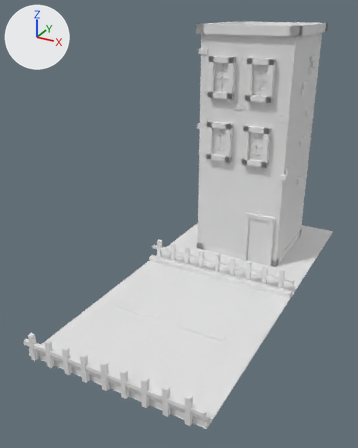
Two versions of the Blender file LowPolyCity.Blender/scene.blend, one commit apart.
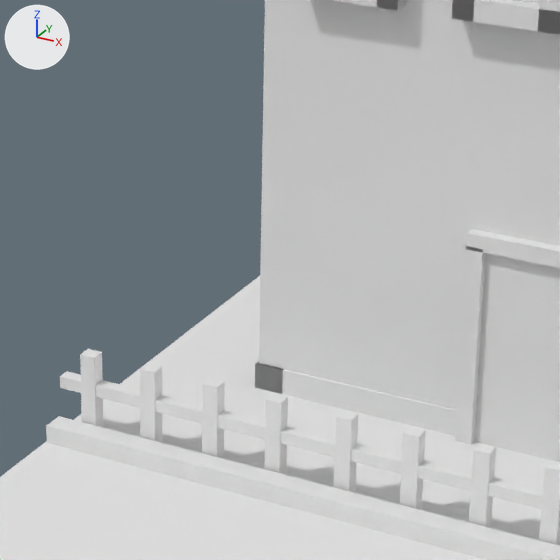
The first picture shows the older version from a 50 mm lens placed at (45.9, -101.9, 64.6), pointed at (-5.0, -9.3, 18.3). The close-ups show both versions on the part from 39% to 74% of the width and 36% to 64% of the height of that picture. Lighting does not change. The marker at upper left points along +X, +Y and +Z.
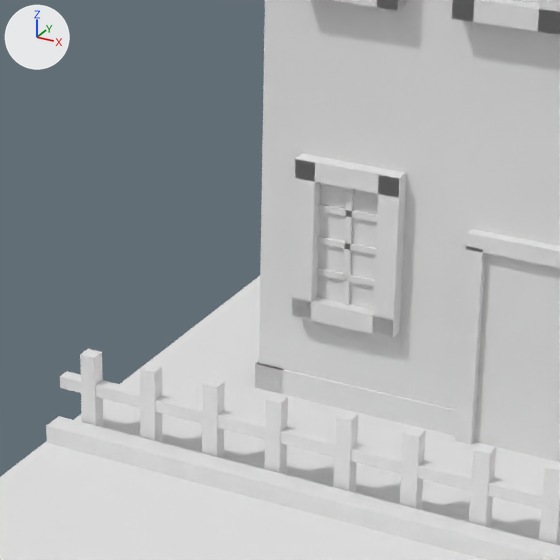
Diff of the bpy script that builds the scene:
```diff
--- a/LowPolyCity.Blender/scene.blend.py
+++ b/LowPolyCity.Blender/scene.blend.py
@@ me_cube_082 @@
+me_cube_082.from_pydata(...)  # a box spanning x -1.0..1.0, y -1.0..1.0, z -1.0..1.0; a box spanning x -33.5..9.6, y -1.0..1.0, z -0.1..0.1; a box spanning x -22.5..-20.5, y -1.0..1.0, z -1.0..1.0; a box spanning x -11.6..-9.6, y -1.0..1.0, z -1.0..1.0
@@ me_cube_076 @@
+me_cube_076.from_pydata(...)  # a box spanning x -1.0..1.0, y -1.0..1.0, z -1.0..1.0; a box spanning x -1.0..1.0, y -1.0..1.0, z 13.5..15.5; a box spanning x 0.6..1.0, y -1.0..1.0, z -0.9..15.4; a box spanning x -1.0..-0.6, y -1.0..1.0, z -0.9..15.4
@@ ob_cube_062 @@
+ob_cube_062 = bpy.data.objects.new('Cube.062', me_cube_017.copy())  # the mesh of ob_roadbordernear_001
+ob_cube_062.location = (-5.48, 14.25, 11.79)
+ob_cube_062.scale = (2.69, 0.138, 4.56)
@@ ob_cube_061 @@
+ob_cube_061 = bpy.data.objects.new('Cube.061', me_cube_082)
+ob_cube_061.location = (-5.52, 14.25, 9.54)
+ob_cube_061.rotation_euler = (0.0, 1.571, 0.0)  # degrees (0, 90, 0)
+ob_cube_061.scale = (0.203, 0.345, 3.31)
@@ ob_cube_058 @@
+ob_cube_058 = bpy.data.objects.new('Cube.058', me_cube_076)
+ob_cube_058.location = (-5.45, 14.25, 7.04)
+ob_cube_058.scale = (3.51, 1.0, 0.652)
```

Boxes [x1, y1, x2, y2] around the edits, measured in the close-ups (560 x 560 px):
'Cube.058', added: after [291, 153, 406, 339]
'Cube.062', added: after [317, 183, 378, 309]
'Cube.061', added: after [316, 188, 377, 305]
